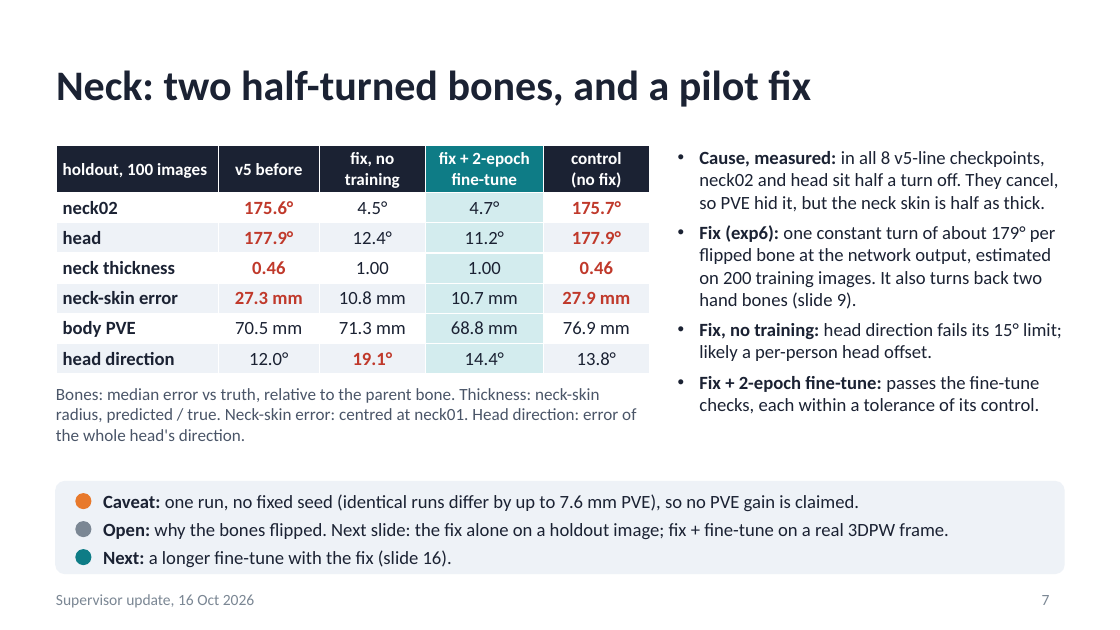
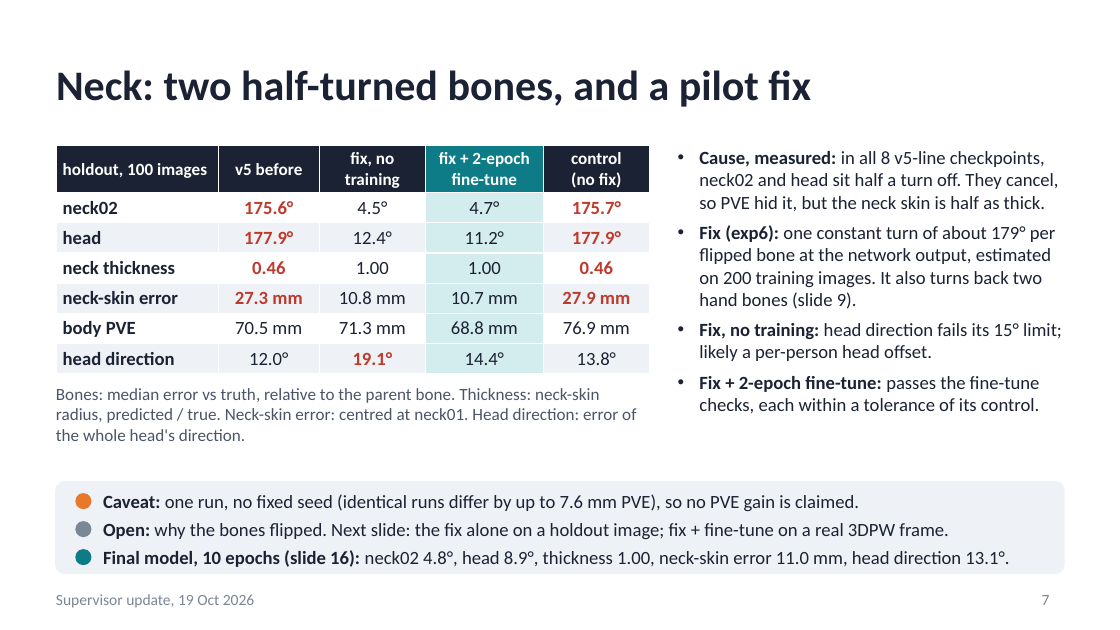
Before and after one commit to saadnajib/Multi-Person-Whole-Body-Human-Mesh-Recovery-in-a-Single-Shot-with-Annyone-dataset-and-3dpw-dataset, a slide deck: slide 7 of docs/supervisor_update_2026-10-16.pptx. Drawn at 1120x630 pixels with LibreOffice and Linux fonts; fonts in the diff are those of the drawing. Boxes give left, top, right and bottom in pixels: in the first picture for what was removed or moved away, otherwise in the second. Text is boxed around its words. In the diff, an @@ line names an element or a change of style, - is before the commit and + after.

```diff
--- a/docs/supervisor_update_2026-10-16.pptx
+++ b/docs/supervisor_update_2026-10-16.pptx
@@ text at (x1=103, y1=550, x2=1009, y2=567): text changed @@
-Next: a longer fine-tune with the fix (slide 16).
+Final model, 10 epochs (slide 16): neck02 4.8°, head 8.9°, thickness 1.00, neck-skin error 11.0 mm, head direction 13.1°.
@@ text at (x1=56, y1=594, x2=254, y2=608): text changed @@
-Supervisor update, 16 Oct 2026
+Supervisor update, 19 Oct 2026
```
Also in this commit, not shown: 17 other slides changed, 1 slide added, 2 other files.
